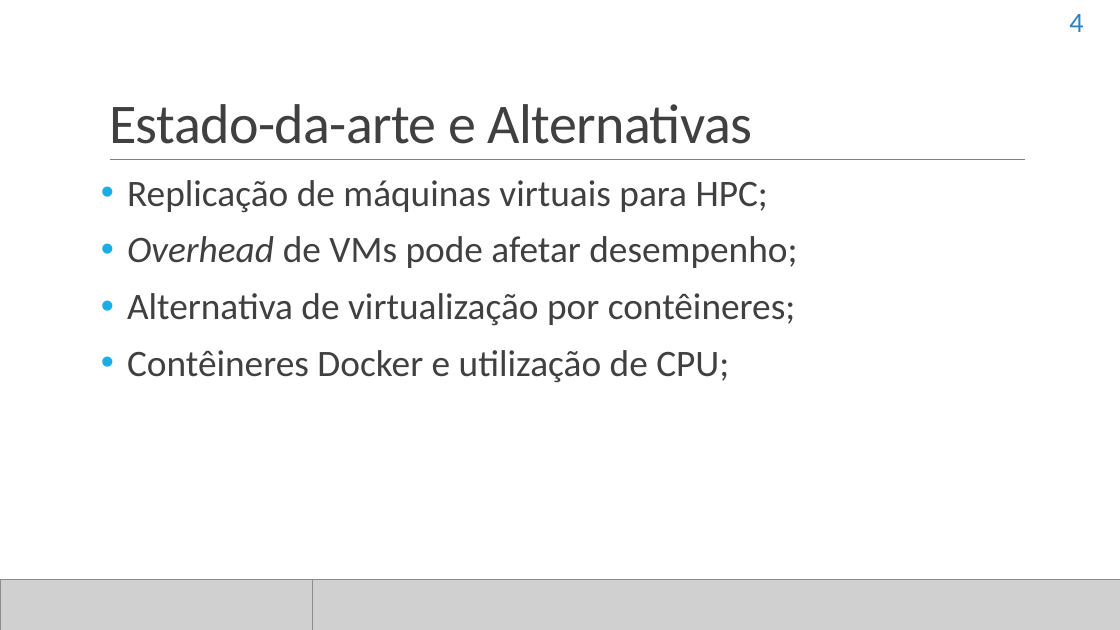
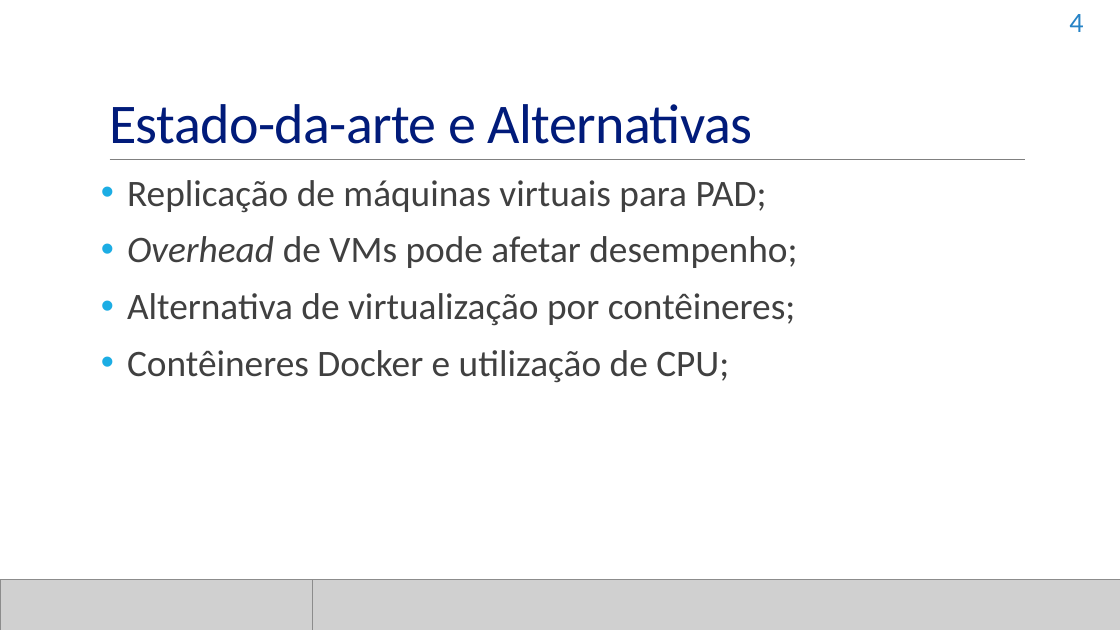
Before and after one commit to dbrauner/meuprojeto, a slide deck: slide 4 of DoCB.pptx. Drawn at 1120x630 pixels with LibreOffice and Linux fonts; fonts in the diff are those of the drawing; grey boxes stand for pictures. Boxes give left, top, right and bottom in pixels: in the first picture for what was removed or moved away, otherwise in the second. Text is boxed around its words. In the diff, an @@ line names an element or a change of style, - is before the commit and + after.

```diff
--- a/DoCB.pptx
+++ b/DoCB.pptx
@@ title "Estado-da-arte e Alternativas" at [109,104,753,144]: text colour #404040 to #011B7A @@
@@ text at [127,180,767,213]: text changed @@
-• Replicação de máquinas virtuais para HPC;
+• Replicação de máquinas virtuais para PAD;
```
Also in this commit, not shown: 20 other slides changed.
